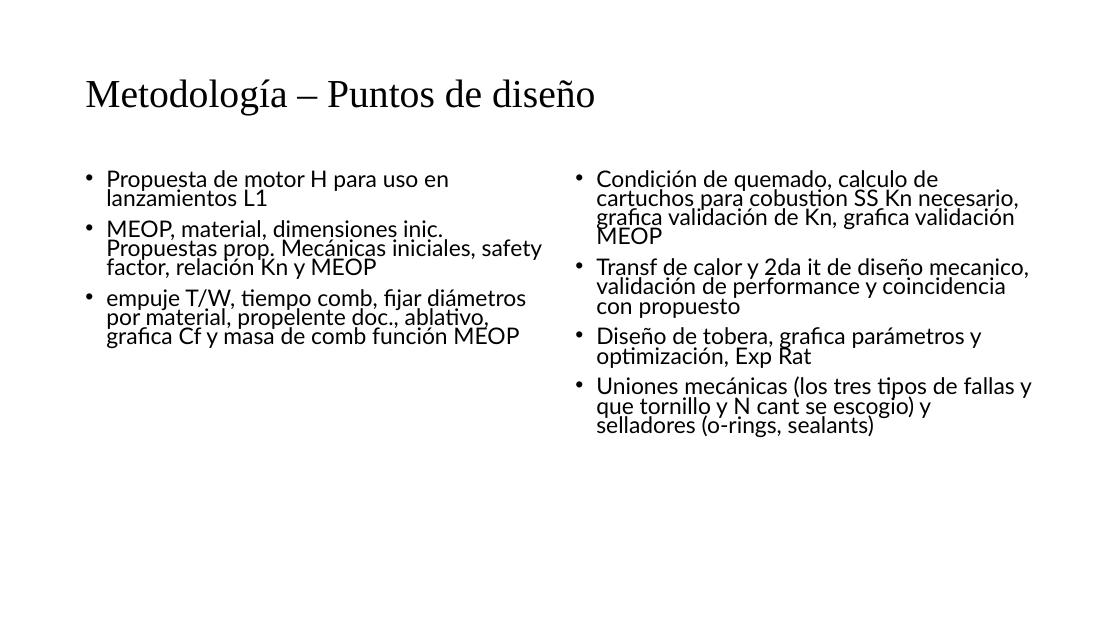
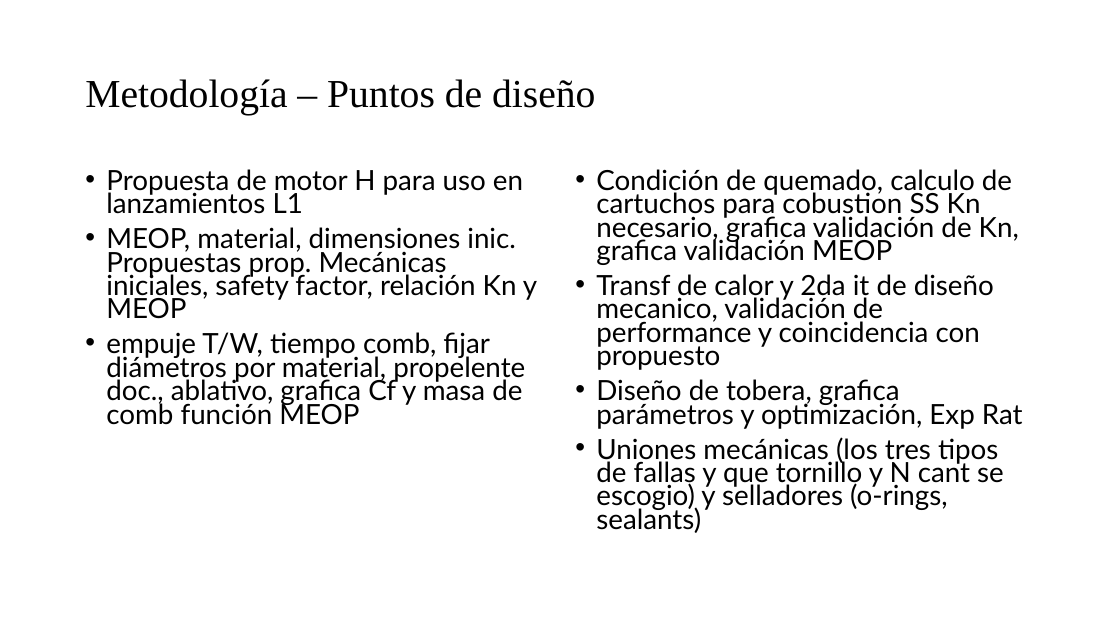
Before and after one commit to Archimedean2345/The-thermal-repository, a slide deck: slide 32 of PIAE2-Presentacion Tecnica.pptx (slide 28 before the commit). Drawn at 1120x630 pixels with LibreOffice and Linux fonts; fonts in the diff are those of the drawing. Boxes give left, top, right and bottom in pixels: in the first picture for what was removed or moved away, otherwise in the second. Text is boxed around its words. In the diff, an @@ line names an element or a change of style, - is before the commit and + after.

Commit message:
Update assembly, case model, and technical presentation
Modified SolidWorks assembly and case part files, as well as the technical presentation. Changes may include design updates or corrections to the models and presentation content.

```diff
--- a/PIAE2-Presentacion Tecnica.pptx
+++ b/PIAE2-Presentacion Tecnica.pptx
@@ text "Propuesta de motor H para ..." at <box>106,169,537,425</box>: size 19.6 to 23.8 pt @@
@@ text "Condición de quemado, calculo de ..." at <box>596,169,1023,533</box>: size 19.6 to 23.8 pt @@
```
Also in this commit, not shown: 3 other slides changed, 4 slides added, 2 other files.
